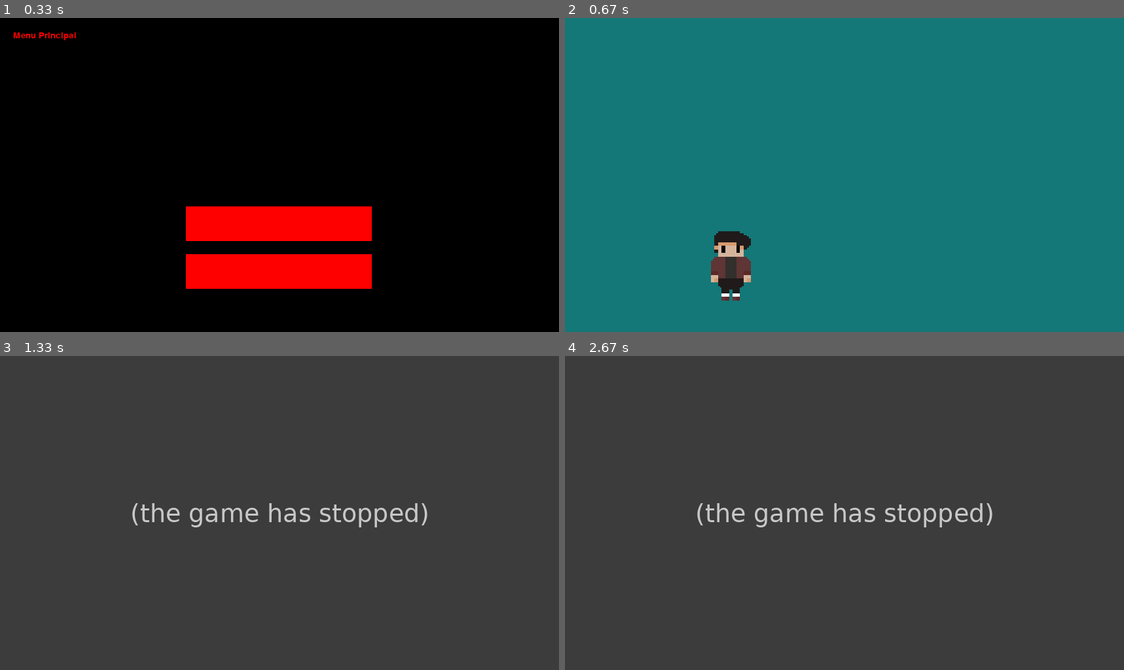
Above: before the commit, frames 1-4 (two rows, left to right).
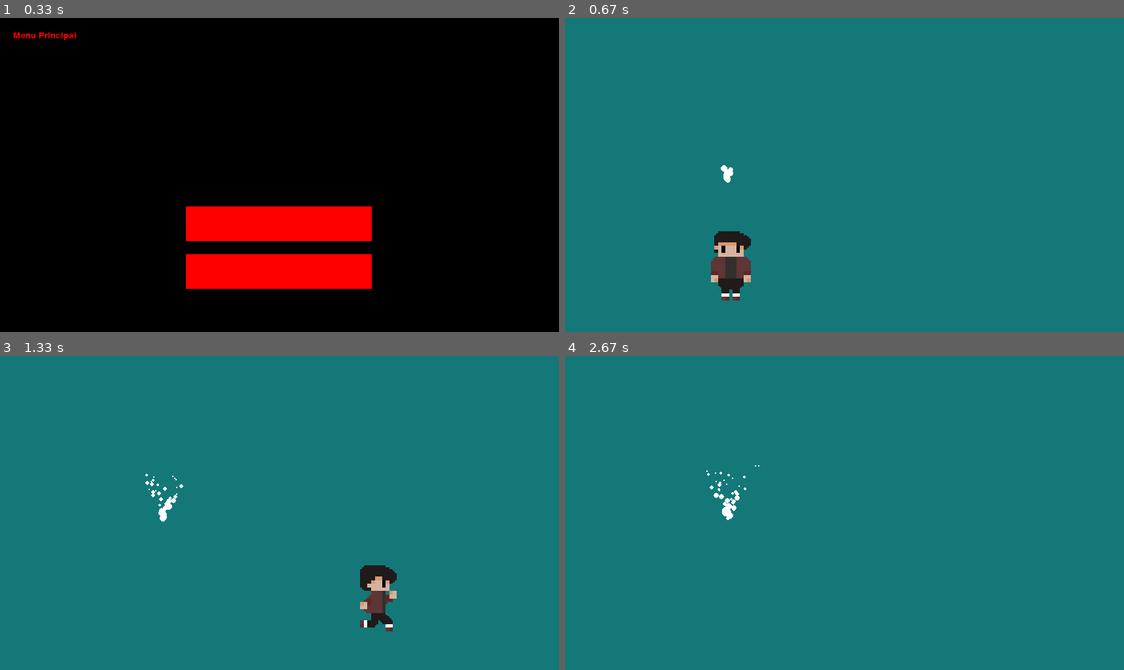
Above: after the commit, the same moments.

Repository: VinicciusSantos/Estudos-Pygame
Game: pygame game, started from main.py
Same seed, same stepped clock (60 frames per second), same inputs: the game is played once before the commit and once after it.
Inputs (mouse positions are in pixels of both pictures, inside the frame that each line leads up to):
- Up to frame 1 (0.33 s): no input
- Up to frame 2 (0.67 s): click (844, 222) at 0.38 s
- Up to frame 3 (1.33 s): click (285, 531) at 0.72 s; hold Right from 1 s (still down)
- Up to frame 4 (2.67 s): release Right at 1.47 s; right-click (671, 465) at 1.55 s; hold Up 1.83-2.13 s; hold Right 2.17-2.63 s

Frame 1 is identical in both runs. In frame 2, less than 0.1% of the frame differs, in the area x 27-31%, y 46-53%; in frame 3, 100%; in frame 4, 100%, in the area x 0-100%, y 0-100%.
Error before the commit: UnboundLocalError: cannot access local variable 'create_bullet' where it is not associated w...; the game stopped at 0.72 s (later frames are placeholders)

Commit message:
bugs e partículas
correção do bug:
personagem atirava sem estar com arma na mão

iniciando à usar partículas

Diff:
--- a/main.py
+++ b/main.py
@@ -1,5 +1,6 @@
 import pygame, json, math
 
+from random import randint
 from pygame.locals import *
 from sys import exit
 
@@ -27,6 +28,7 @@
 font = pygame.font.SysFont(None, 20)
 
 tempo = pygame.time.Clock()
+particles = []
 
 # Função que escreve textos na tela
 def draw_text(texto, fonte, cor, tela, x, y):
@@ -83,6 +85,19 @@
     running = True
     while running:
         tela.fill((20, 120, 120))
+
+        # Nas particulas temos: [[posição_x, posição_y], [velocidade], [tempo]]
+        # A velocidade e o tempo são dados pelo randint, que faz as partículas ficarem mais animadas e variadas.
+        particles.append([[250,250], [randint(0,20) / 10 - 1, -2], randint(4, 6)])
+        for particle in particles:
+            particle[0][0] += particle[1][0]
+            particle[0][1] += particle[1][1]
+            particle[2] -= 0.1
+            particle[1][1] += 0.01
+            pygame.draw.circle(tela, (rgb_branco), particle[0], int(particle[2]))
+            if particle[2] <=0:
+                particles.remove(particle)
+
         for event in pygame.event.get():
             if event.type == QUIT:
                 pygame.quit()
@@ -92,7 +107,8 @@
                 if event.button == 3:
                     personagem.mirar(True)
                 if event.button == 1:
-                    bullet_group.add(create_bullet())
+                    if personagem.mira:
+                      bullet_group.add(create_bullet())
             if event.type == MOUSEBUTTONUP:
                 if event.button == 3:
                     personagem.mirar(False)
@@ -124,7 +140,7 @@
 
         if personagem.mira:
             # Rotação da Arma:
-            gunpos = (personagem.rect.x+60, personagem.rect.y+68)
+            gunpos = (personagem.rect.x+57, personagem.rect.y+68)
             position = pygame.mouse.get_pos()
             angle = -math.atan2(position[1] - (gunpos[1]), position[0] - (gunpos[0]))*57.29
 
